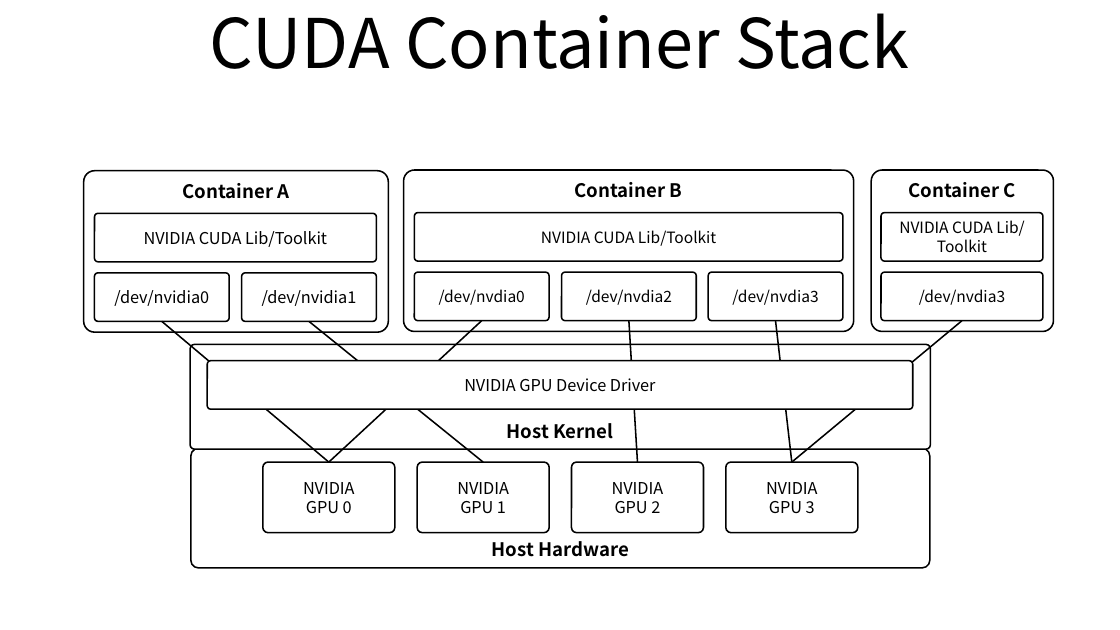
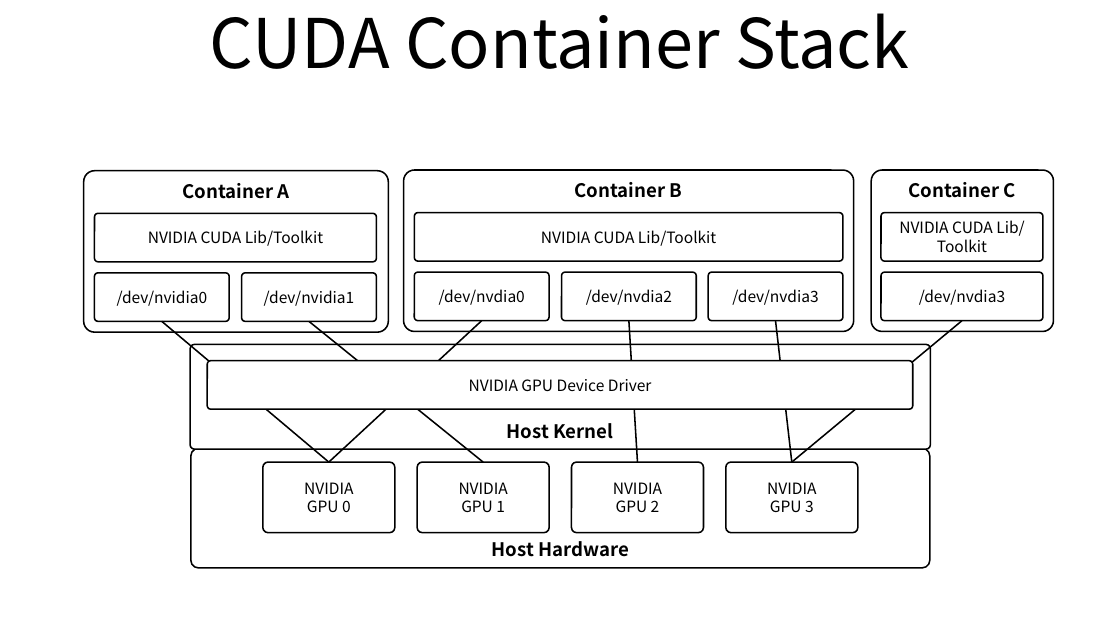
Before and after one commit to ssup2/blog-software, a slide deck: slide 7 of content/docs/theory-analysis/container-nvidia-gpu/images/images.pptx (slide 3 before the commit). Drawn at 1120x630 pixels with LibreOffice and Linux fonts; fonts in the diff are those of the drawing. Boxes give left, top, right and bottom in pixels: in the first picture for what was removed or moved away, otherwise in the second. Text is boxed around its words. In the diff, an @@ line names an element or a change of style, - is before the commit and + after.

```diff
--- a/content/docs/theory-analysis/container-nvidia-gpu/images/images.pptx
+++ b/content/docs/theory-analysis/container-nvidia-gpu/images/images.pptx
@@ size 10.5 to 10 pt in 8 elements at (263, 463, 395, 533), (417, 463, 549, 533), (571, 463, 703, 533), (726, 463, 858, 533), (94, 273, 228, 321), (242, 273, 376, 321), (94, 214, 376, 262), (207, 361, 913, 409) @@
```
Also in this commit, not shown: 3 slides added, 2 other files.
